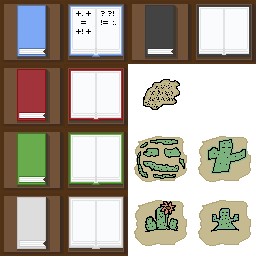
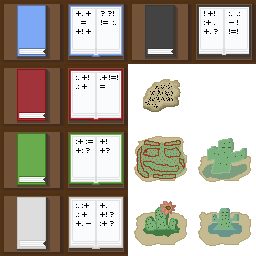
Before/after of a 256px x 256px layered artwork. What changed in the layer stack:
painted on "cactus-spikes" over [137, 139, 185, 179]
added layer "cactus-healthy" (in "decorations" › "cactuses") in group "cactuses" over [135, 201, 184, 237]
painted on "cactus-cool" over [199, 136, 251, 179]
removed group "cactus-healthy" (in "decorations" › "cactuses") (2 layers) from group "cactuses" over [135, 200, 184, 237]
removed layer "flower" from group "cactus-healthy" over [160, 201, 176, 215]
removed layer "cactus-healthy-base" from group "cactus-healthy" over [135, 200, 184, 237]
painted on "cactus-mental" over [199, 200, 249, 237]
painted on "page" over [143, 79, 181, 112]
added layer "black-text" in group "black-unlocked" over [204, 11, 240, 34]
added layer "white-text" in group "white-unlocked" over [76, 12, 205, 226]
added layer "green-text" in group "green-unlocked" over [76, 139, 110, 153]
added layer "red-text" in group "red-unlocked" over [76, 75, 118, 89]
